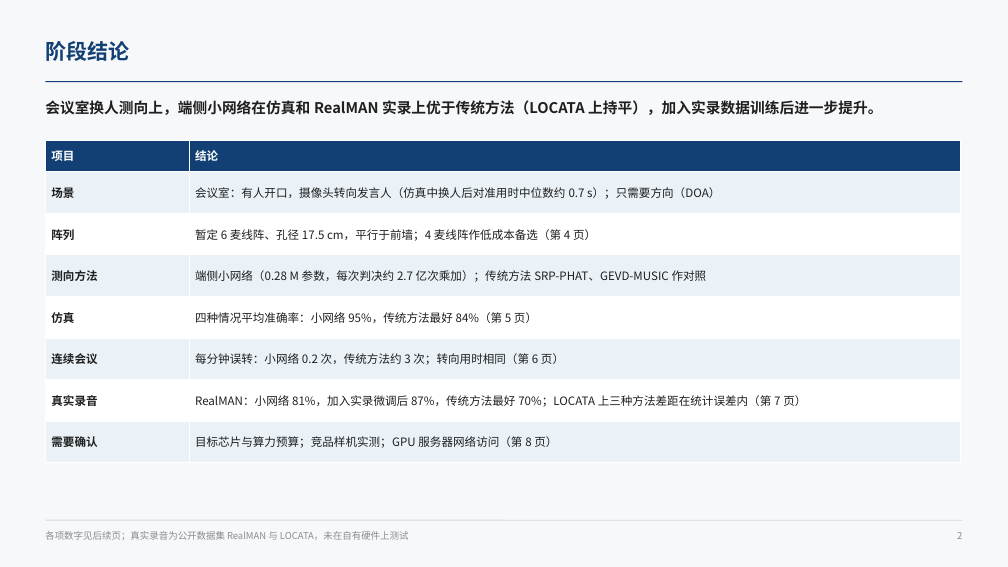
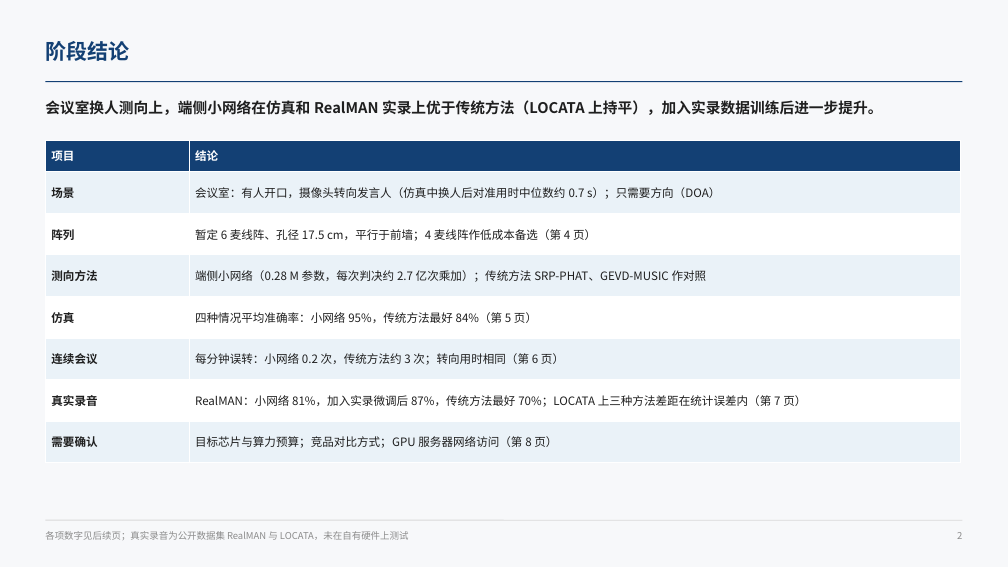
Before and after one commit to ZeroFoxxi/ssl-scene1, a slide deck: slide 2 of 01_场景一_摄像头声源定位/方案选型/场景一阶段汇报_会议室声源定位.pptx. Drawn at 1008x567 pixels with LibreOffice and Linux fonts; fonts in the diff are those of the drawing. Boxes give left, top, right and bottom in pixels: in the first picture for what was removed or moved away, otherwise in the second. Text is boxed around its words. In the diff, an @@ line names an element or a change of style, - is before the commit and + after.

```diff
--- a/01_场景一_摄像头声源定位/方案选型/场景一阶段汇报_会议室声源定位.pptx
+++ b/01_场景一_摄像头声源定位/方案选型/场景一阶段汇报_会议室声源定位.pptx
@@ table at (45,140,960,455) @@
-row 8, column 2: 目标芯片与算力预算；竞品样机实测；GPU 服务器网络访问（第 8 页）
+row 8, column 2: 目标芯片与算力预算；竞品对比方式；GPU 服务器网络访问（第 8 页）
```
Also in this commit, not shown: 1 other slide changed, 3 other files.
